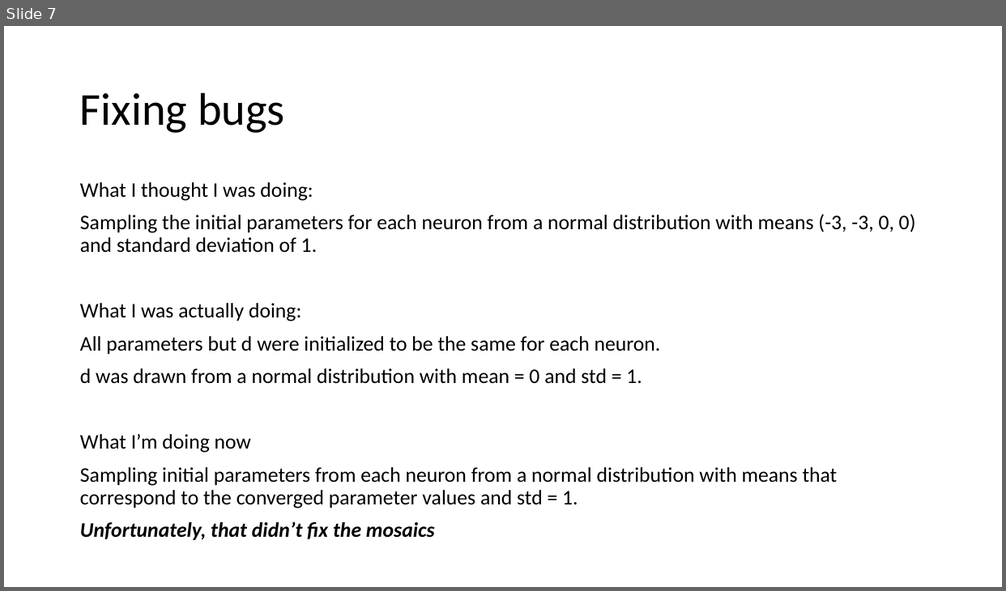
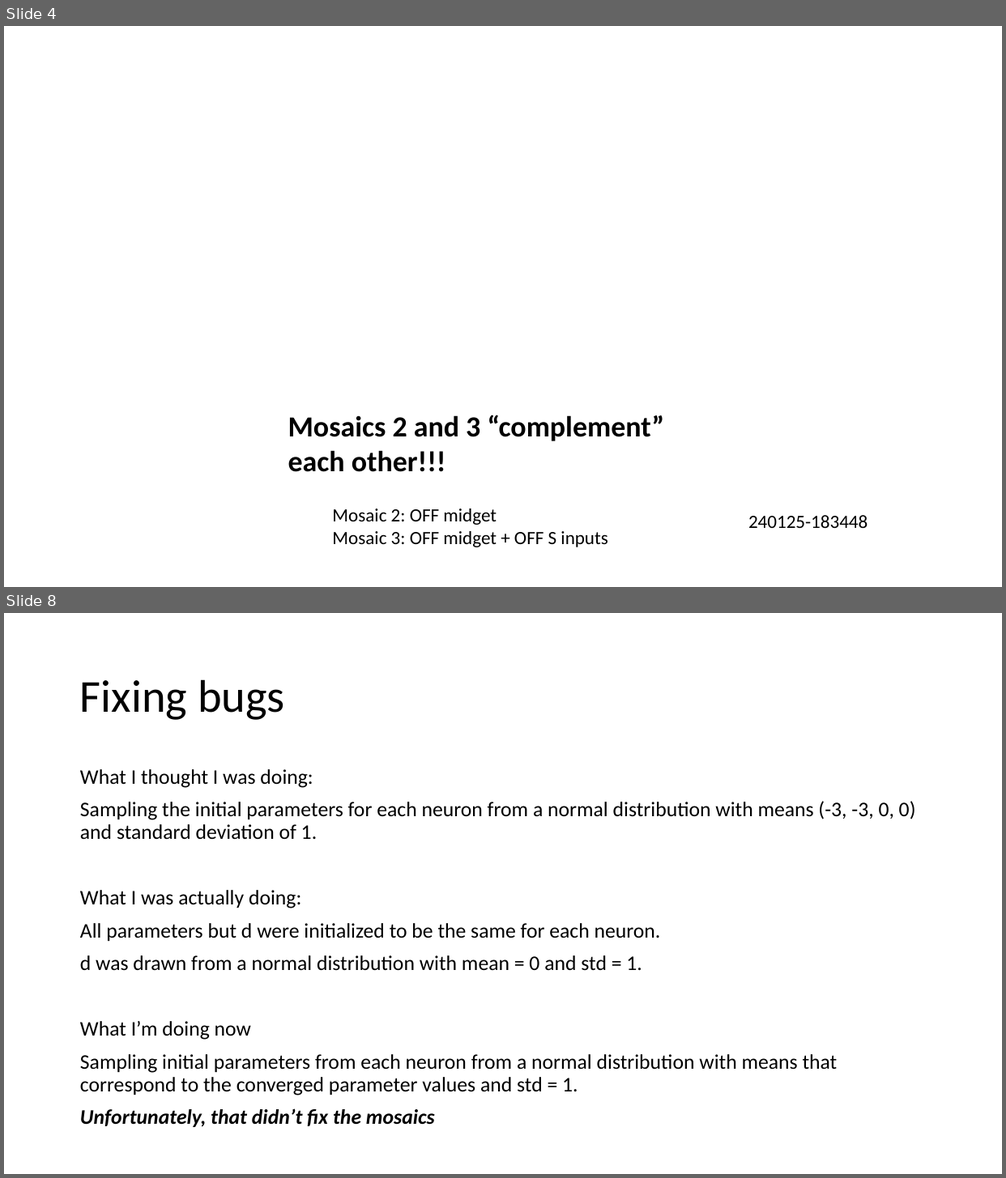
Before and after one commit to pearsonlab/efficientcodingcolor, a slide deck: Meetings/February_14th_2024.pptx. Shown one above the other, each under a label of ours: slide 7 before the commit, slides 4 and 8 after it; the slides between them are not shown. The pictures are 1006x591 and 1006x1178 pixels, drawn with LibreOffice and Linux fonts; fonts in the diff are those of the drawing; background and template pictures are left out. Boxes give left, top, right and bottom in pixels: in the first picture for what was removed or moved away, otherwise in the second. Text is boxed around its words. In the diff, an @@ line names an element or a change of style, - is before the commit and + after.

```diff
--- a/Meetings/February_14th_2024.pptx
+++ b/Meetings/February_14th_2024.pptx
@@ slide 4 added at (4,26,1002,587), background picture (left out) @@
@@ text added at (288,415,665,472), 28 pt, text #000000, bold @@
+Mosaics 2 and 3 “complement” each other!!!
@@ text added at (332,509,607,548), 18 pt, text #000000 @@
+Mosaic 2: OFF midget
+Mosaic 3: OFF midget + OFF S inputs
@@ text added at (748,515,867,528), 18 pt, text #000000 @@
+240125-183448
@@ what was slide 7 is now slide 8 @@
```
Also in this commit, not shown: 2 slides changed, 2 other slides added, 3 slides removed, 3 other files.
